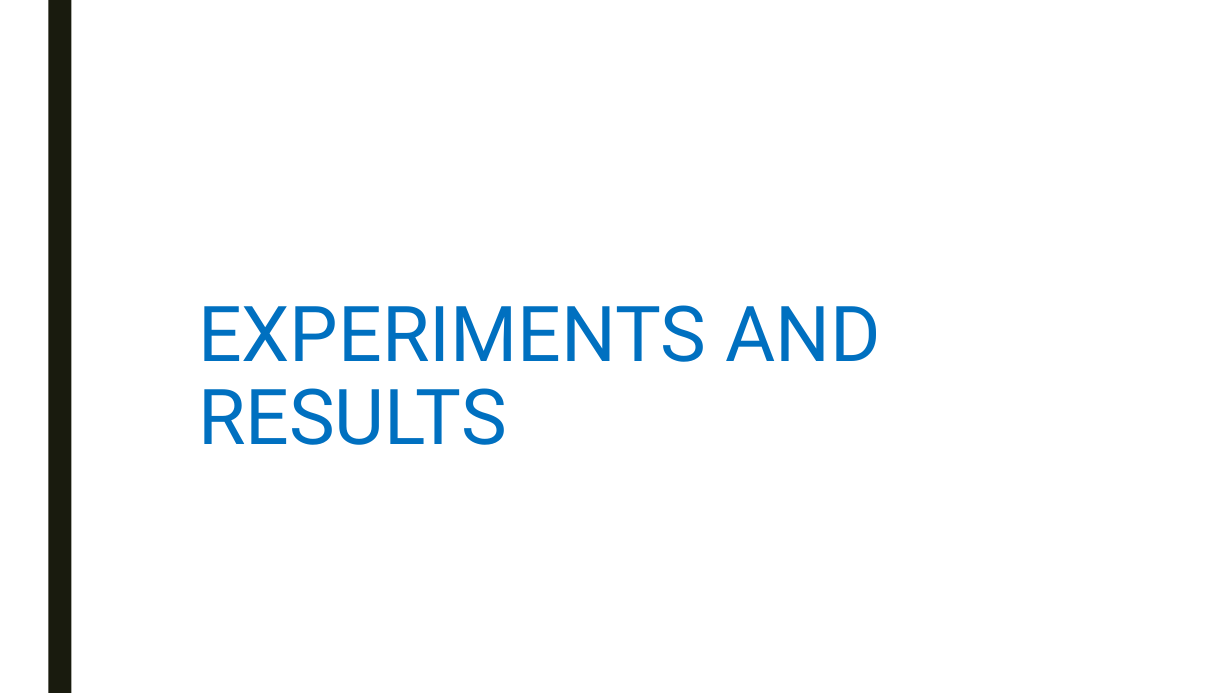
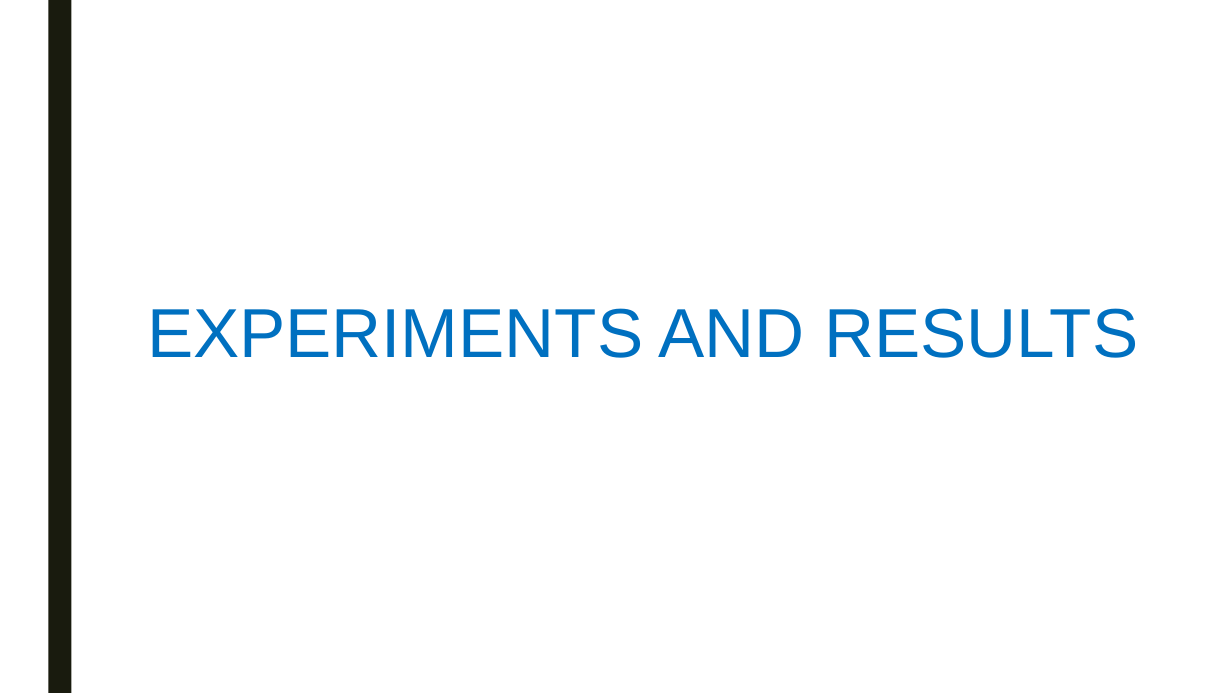
Before and after one commit to swengeler/PP3, a slide deck: slide 15 of Report, presentation and related stuff/Knapsack_problem.pptx. Drawn at 1232x693 pixels with LibreOffice and Linux fonts; fonts in the diff are those of the drawing. Boxes give left, top, right and bottom in pixels: in the first picture for what was removed or moved away, otherwise in the second. Text is boxed around its words. In the diff, an @@ line names an element or a change of style, - is before the commit and + after.

```diff
--- a/Report, presentation and related stuff/Knapsack_problem.pptx
+++ b/Report, presentation and related stuff/Knapsack_problem.pptx
@@ title "EXPERIMENTS AND RESULTS": place and size @@
-title "EXPERIMENTS AND RESULTS" at (198,305,881,445)
+title "EXPERIMENTS AND RESULTS" at (147,308,1138,358)
@@ title "EXPERIMENTS AND RESULTS" at (147,308,1138,358): size 60 to 54 pt, font Roboto to Arial @@
```
Also in this commit, not shown: 12 other slides changed, 13 slides added, 8 slides removed.
